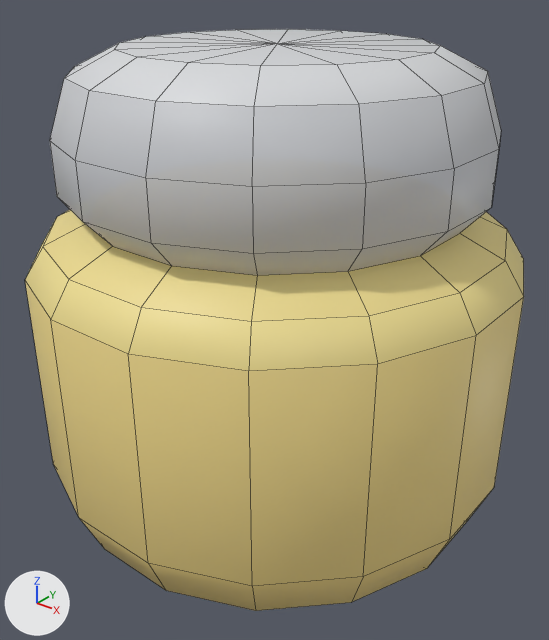
An edit to the FBX model Assets/Models/TinyTreats Bathroom/container_bathroom_C_yellow.fbx, drawn before and after from the same camera.
One viewpoint serves both versions: a camera (50 mm lens) standing at (0.294, -0.369, 0.361) and looking at (0.004, -0.008, 0.137). The axes (+X, +Y, +Z) are drawn at lower left. The lights are the same throughout. Mesh edges are drawn as thin lines. Objects named as collision shapes, trigger or cutter boxes, shadow casters or lower levels of detail are left out. Where no turn or scale is listed for an object, it has been applied to the vertices.

In view in the first picture: 'container_bathroom_C_yellow'.
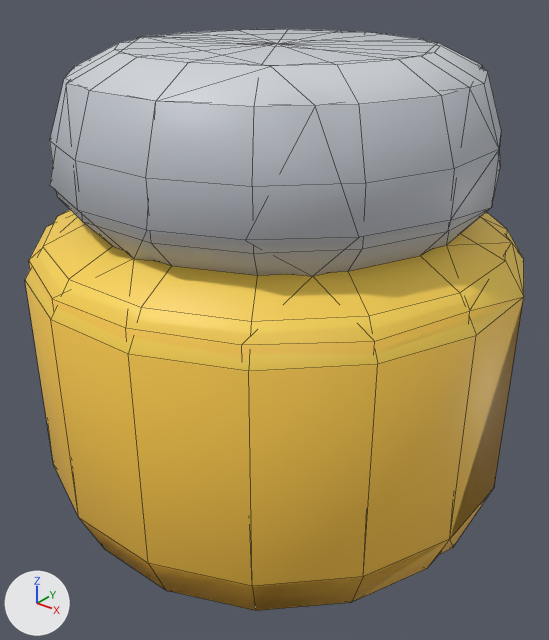
What differs and where, as boxes [x1, y1, x2, y2] in the pictures (549 x 640 px):
'container_bathroom_C_yellow', surface changed
    both: [25, 29, 524, 611]
'container_bathroom_C_yellow_LOD1', added
    after: [29, 29, 524, 611]

What changed in the scene script:
```text
Change img_tiny_treats_texture_1_png:
    img_tiny_treats_texture_1_png: load_image('tiny_treats_texture_1.png', 'tiny_treats_texture_1.png', 1024, 1024, 'Non-Color') -> load_image('tiny_treats_texture_1.png', 'tiny_treats_texture_1.png', 1024, 1024, 'sRGB')
Change mat_tiny_treats_1:
    remove n3 = _N.new('ShaderNodeTexImage'); n3.name = 'Image Texture.001'
    remove n3.image = img_tiny_treats_texture_1_png
    where n0 = _N.new('ShaderNodeBsdfPrincipled'); n0.name = 'Principled BSDF'
    remove _L.new(n3.outputs[0], n0.inputs[4])  # 'Color' to 'Alpha'
    where n2 = _N.new('ShaderNodeTexImage'); n2.name = 'Image Texture'
    add _L.new(n2.outputs[1], n0.inputs[4])  # 'Alpha' to 'Alpha'
Add me_container_bathroom_c_yellow_001:
    me_container_bathroom_c_yellow_001.from_pydata(...)  # 98 vertices, 126 faces; spans x -0.156..0.156, y -0.156..0.156, z 0.0..0.312
    me_container_bathroom_c_yellow_001.materials.append(mat_tiny_treats_1)  # picture img_tiny_treats_texture_1_png
Add ob_container_bathroom_c_yellow_lod1:
    ob_container_bathroom_c_yellow_lod1 = bpy.data.objects.new('container_bathroom_C_yellow_LOD1', me_container_bathroom_c_yellow_001)
    ob_container_bathroom_c_yellow_lod1.location = (0.0, 0.0, 0.0)
```
